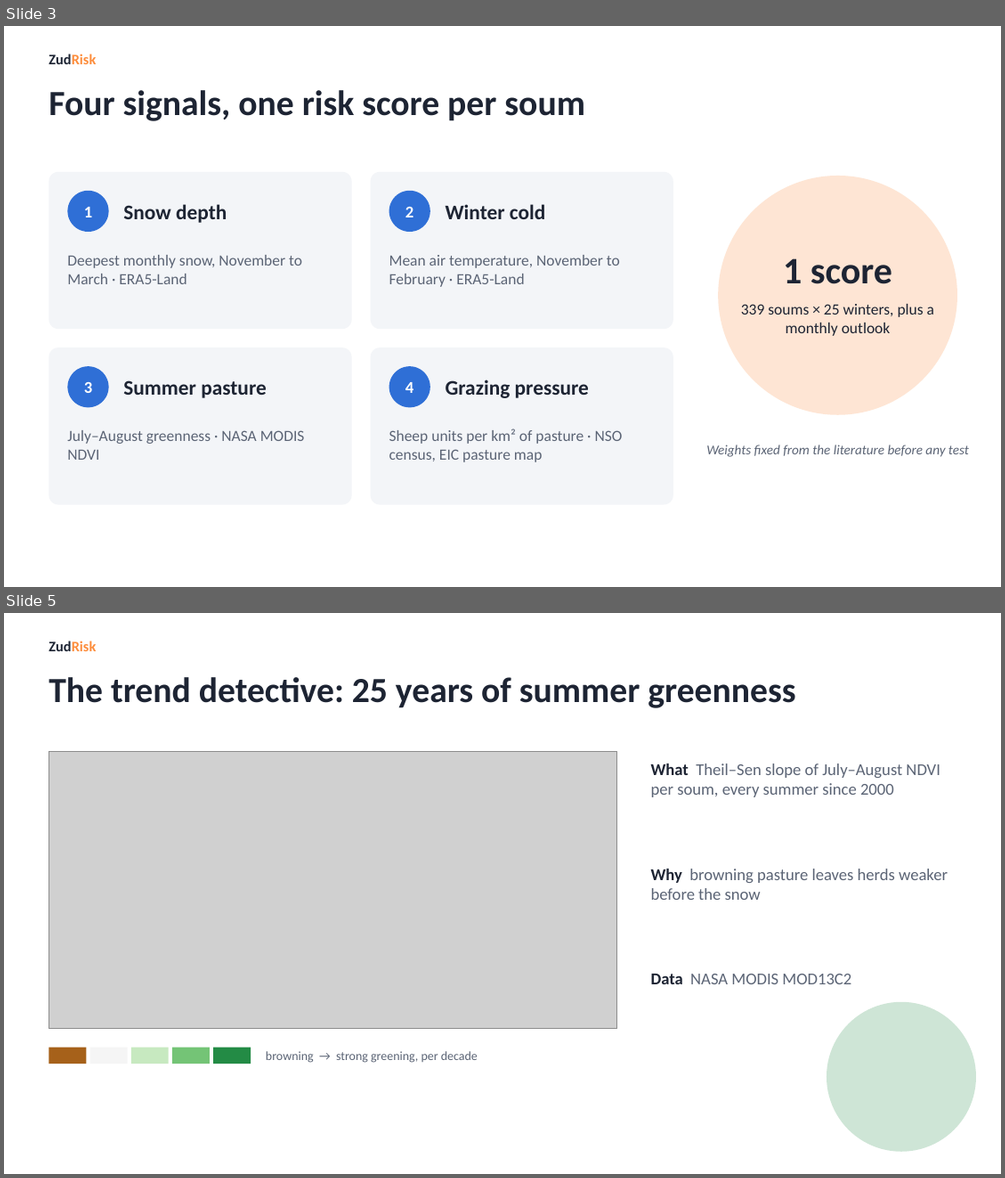
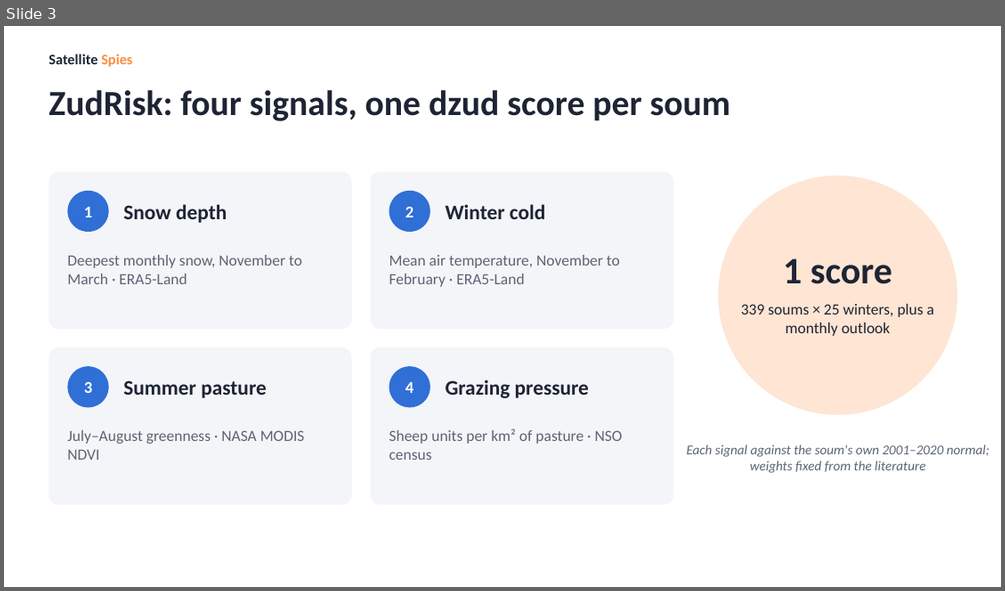
Before and after one commit to Sarul72/ZudRisk, a slide deck: docs/pitch/zudrisk-pitch.pptx. Shown one above the other, each under a label of ours: slides 3 and 5 before the commit, slide 3 after it; the slides between them are not shown. The pictures are 1005x1178 and 1005x591 pixels, drawn with LibreOffice and Linux fonts; fonts in the diff are those of the drawing; grey boxes stand for pictures. Boxes give left, top, right and bottom in pixels: in the first picture for what was removed or moved away, otherwise in the second. Text is boxed around its words. In the diff, an @@ line names an element or a change of style, - is before the commit and + after.

```diff
--- a/docs/pitch/zudrisk-pitch.pptx
+++ b/docs/pitch/zudrisk-pitch.pptx
@@ slide 5 removed at (x1=4, y1=613, x2=1001, y2=1174), background #FFFFFF @@
@@ text removed at (x1=48, y1=641, x2=96, y2=651) @@
-ZudRisk
@@ text removed at (x1=48, y1=677, x2=795, y2=708) @@
-The trend detective: 25 years of summer greenness
@@ picture removed at (x1=48, y1=751, x2=617, y2=1029) @@
@@ text removed at (x1=651, y1=763, x2=939, y2=797) @@
-What Theil–Sen slope of July–August NDVI per soum, every summer since 2000
@@ text removed at (x1=651, y1=868, x2=947, y2=900) @@
-Why browning pasture leaves herds weaker before the snow
@@ text removed at (x1=651, y1=973, x2=851, y2=984) @@
-Data NASA MODIS MOD13C2
@@ ellipse removed at (x1=826, y1=1002, x2=976, y2=1151) @@
@@ rectangle removed at (x1=48, y1=1046, x2=86, y2=1063) @@
@@ rectangle removed at (x1=90, y1=1046, x2=128, y2=1063) @@
@@ rectangle removed at (x1=131, y1=1046, x2=169, y2=1063) @@
@@ rectangle removed at (x1=172, y1=1046, x2=210, y2=1063) @@
@@ rectangle removed at (x1=213, y1=1046, x2=251, y2=1063) @@
@@ text removed at (x1=266, y1=1051, x2=477, y2=1062) @@
-browning → strong greening, per decade
@@ slide 3 changed as well @@
@@ text at (x1=48, y1=54, x2=132, y2=67): text changed; text colour #FD8D3C to #1D2433 @@
-ZudRisk
+Satellite Spies
@@ text at (x1=48, y1=90, x2=731, y2=121): text changed @@
-Four signals, one risk score per soum
+ZudRisk: four signals, one dzud score per soum
@@ text at (x1=389, y1=428, x2=623, y2=459): text changed @@
-Sheep units per km² of pasture · NSO census, EIC pasture map
+Sheep units per km² of pasture · NSO census
@@ text at (x1=687, y1=444, x2=989, y2=473): text changed @@
-Weights fixed from the literature before any test
+Each signal against the soum's own 2001–2020 normal; weights fixed from the literature
```
Also in this commit, not shown: 4 other slides changed, 2 slides added, 1 other slide removed, 8 other files.
